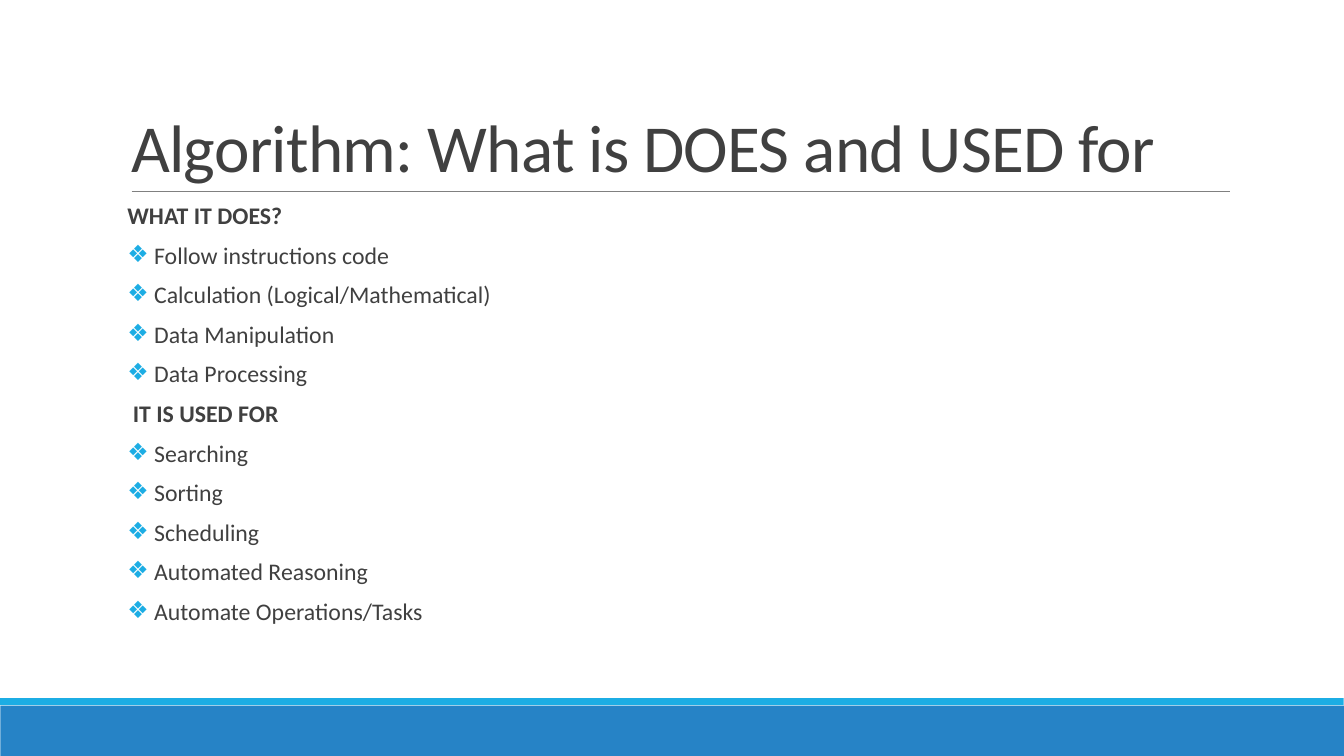
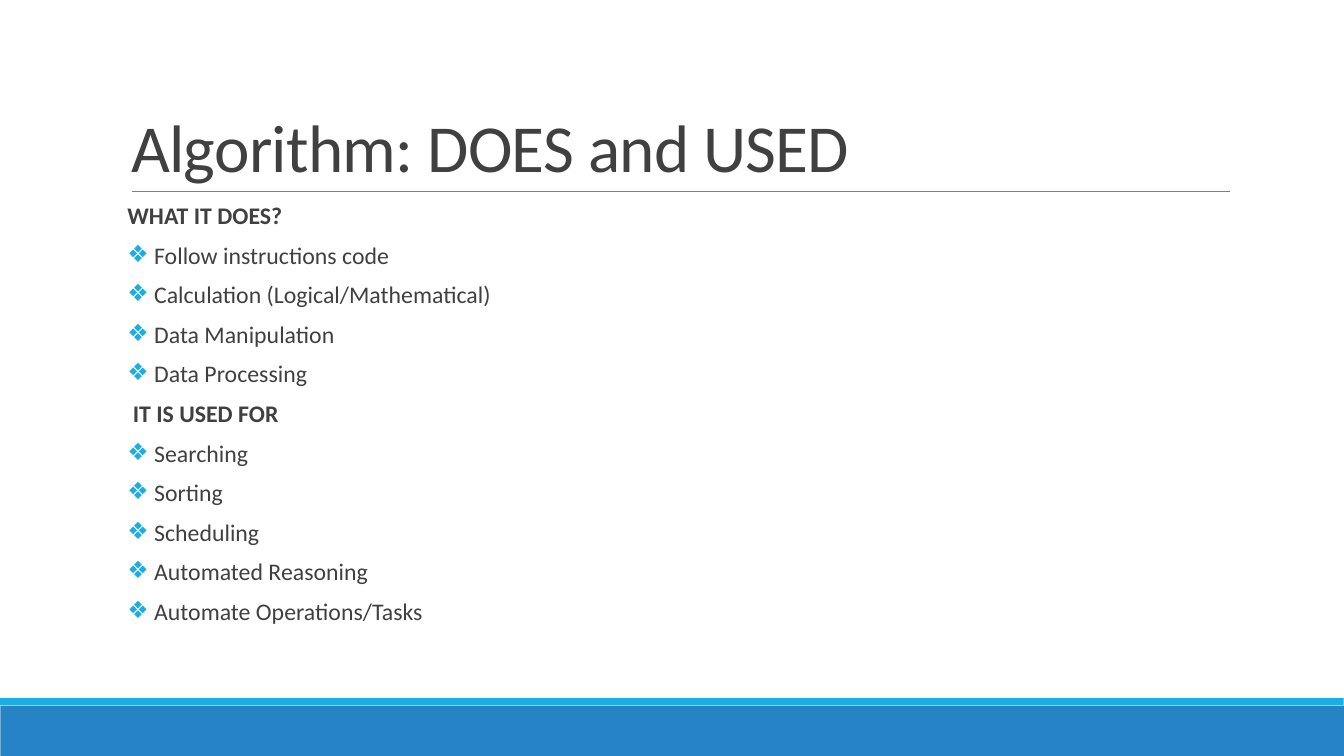
Before and after one commit to DistributedSystems-Fall2018-NEDUET/project-dist_sys, a slide deck: slide 20 of Project Interim Submission/Generic DS Framework.pptx. Drawn at 1344x756 pixels with LibreOffice and Linux fonts; fonts in the diff are those of the drawing. Boxes give left, top, right and bottom in pixels: in the first picture for what was removed or moved away, otherwise in the second. Text is boxed around its words. In the diff, an @@ line names an element or a change of style, - is before the commit and + after.

Commit message:
updated Algorithm Section
Updated: Algorithm section

```diff
--- a/Project Interim Submission/Generic DS Framework.pptx
+++ b/Project Interim Submission/Generic DS Framework.pptx
@@ title at (x1=131, y1=125, x2=849, y2=184): text changed @@
-Algorithm: What is DOES and USED for
+Algorithm: DOES and USED
```
Also in this commit, not shown: 1 other slide changed.
